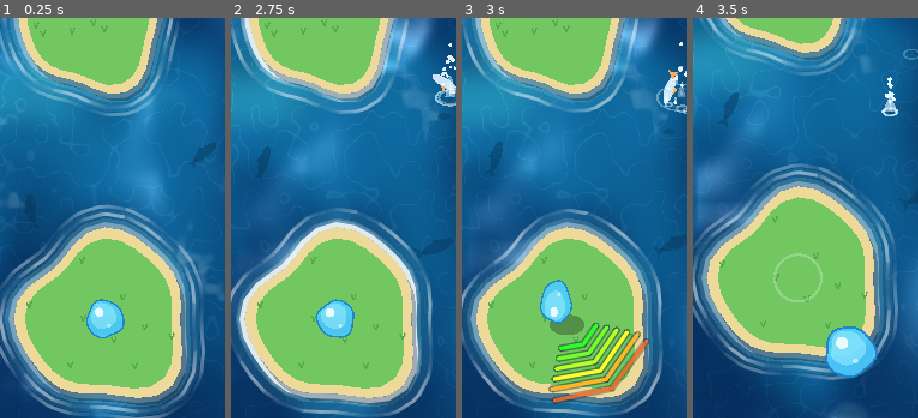
Above: before the commit, frames 1-4 (left to right).
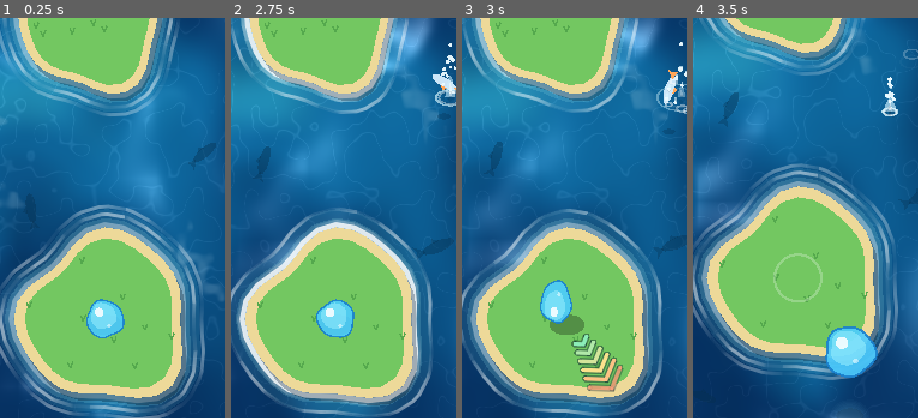
Above: after the commit, the same moments.

Repository: msagimbekov/ggjumps
Game: Godot game, scene res://scenes/main.tscn
Two runs of this game, one before a commit and one after it. Both use one fixed random seed, a clock stepped at 60 frames per second and the inputs below.
Inputs (mouse positions are % of the whole screen's width and height, from its top left):
- Up to frame 1 (0.25 s): no input
- Up to frame 2 (2.75 s): move the mouse to (72, 45) at 0.52 s; click (72, 45) at 0.67 s; drag from (30, 55) to (45, 70) at 1.27 s; move the mouse to (60, 28) at 2.02 s; click (60, 28) at 2.17 s
- Up to frame 3 (3 s): drag from (45, 70) to (20, 35) at 2.77 s
- Up to frame 4 (3.5 s): no input
The pictures show only the part of the screen within x 27-77%, y 32-82%; the shares and areas given below are measured in that part.

Frames 1-2 are identical in both runs. In frame 3, 4.7% of the frame differs, in the area x 38-84%, y 76-97%; in frame 4, nothing differs.

Commit message:
Power gauge: narrower chevrons, soft mint-sand-coral palette
Co-Authored-By: Claude Sonnet 5.5 <noreply@anthropic.com>

Diff:
--- a/scripts/fx.gd
+++ b/scripts/fx.gd
@@ -92,6 +92,14 @@
 		draw_circle(pos, d.r, Color(0.92, 0.98, 1.0, 0.95))
 
 
+## Soft palette taken from the game: sea-foam mint, beach sand, coral.
+func _tone(u: float) -> Color:
+	var mint := Color(0.55, 0.93, 0.72)
+	var sand := Color(0.98, 0.88, 0.55)
+	var coral := Color(1.0, 0.52, 0.45)
+	return mint.lerp(sand, u * 2.0) if u < 0.5 else sand.lerp(coral, u * 2.0 - 1.0)
+
+
 ## Power gauge: a stack of chevrons pointing along the jump, growing and turning from green to
 ## red as the drag gets longer. Dark outlines keep them readable on any water.
 func _draw_arcs() -> void:
@@ -103,13 +111,12 @@
 		if a <= 0.0:
 			break
 		var tip := arcs_from + dir * (Bubble.R + 14.0 + k * step)
-		# The wings sit where a quarter circle of this radius would end.
 		var r := Bubble.R + 14.0 + k * step
-		var spread := (0.6 + 0.4 * a) * PI / 4.0
-		var w1 := arcs_from + dir.rotated(spread) * r
-		var w2 := arcs_from + dir.rotated(-spread) * r
+		var lat := r * 0.24 * (0.6 + 0.4 * a)  # half width: a third of a quarter circle's
+		var w1 := tip - dir * lat * 0.7 + dir.orthogonal() * lat
+		var w2 := tip - dir * lat * 0.7 - dir.orthogonal() * lat
 		var pts := PackedVector2Array([w1, tip, w2])
-		var tone := Color.from_hsv(lerpf(0.33, 0.0, float(k) / (ARC_COUNT - 1)), 0.85, 1.0)
+		var tone := _tone(float(k) / (ARC_COUNT - 1))
 		draw_polyline(pts, Color(0, 0.08, 0.16, 0.4 * a), ARC_WIDTH + 4.0, true)
 		for q in pts:
 			draw_circle(q, (ARC_WIDTH + 4.0) * 0.5, Color(0, 0.08, 0.16, 0.4 * a))
